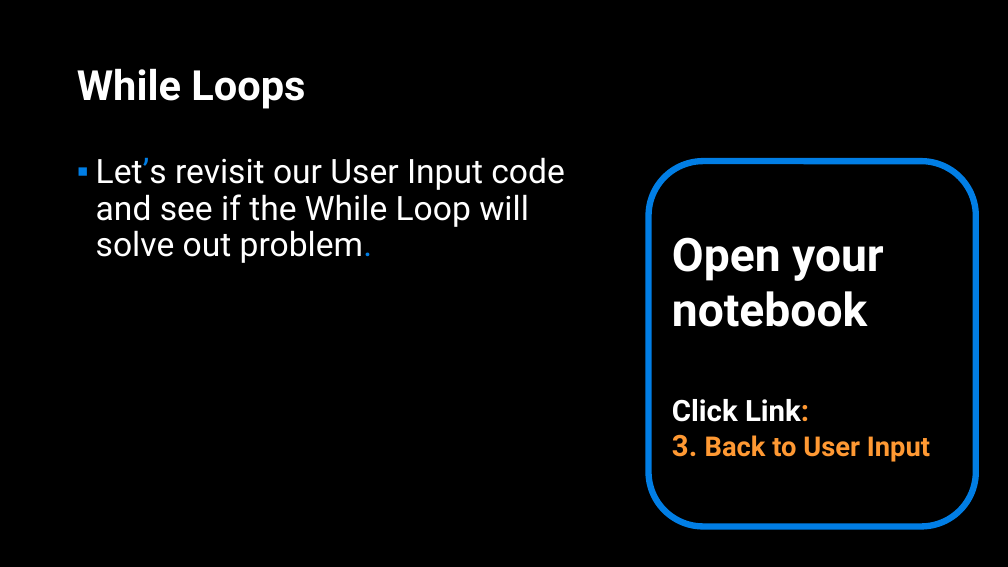
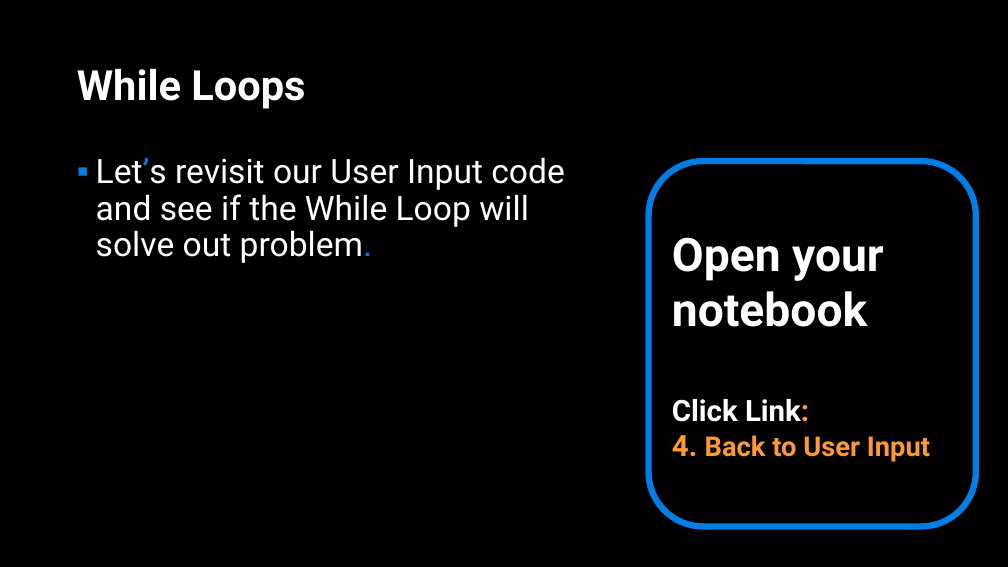
Before and after one commit to APS106/APS106-winter-2022-material, a slide deck: slide 9 of lectures/week4/lecture2/slides/week4_lecture2.pptx (slide 10 before the commit). Drawn at 1008x567 pixels with LibreOffice and Linux fonts; fonts in the diff are those of the drawing; background and template pictures are left out. Boxes give left, top, right and bottom in pixels: in the first picture for what was removed or moved away, otherwise in the second. Text is boxed around its words. In the diff, an @@ line names an element or a change of style, - is before the commit and + after.

```diff
--- a/lectures/week4/lecture2/slides/week4_lecture2.pptx
+++ b/lectures/week4/lecture2/slides/week4_lecture2.pptx
@@ text in rounded rectangle at <box>672,435,930,462</box>: text changed @@
-3. Back to User Input
+4. Back to User Input
```
Also in this commit, not shown: 1 slide removed, 5 other files.
